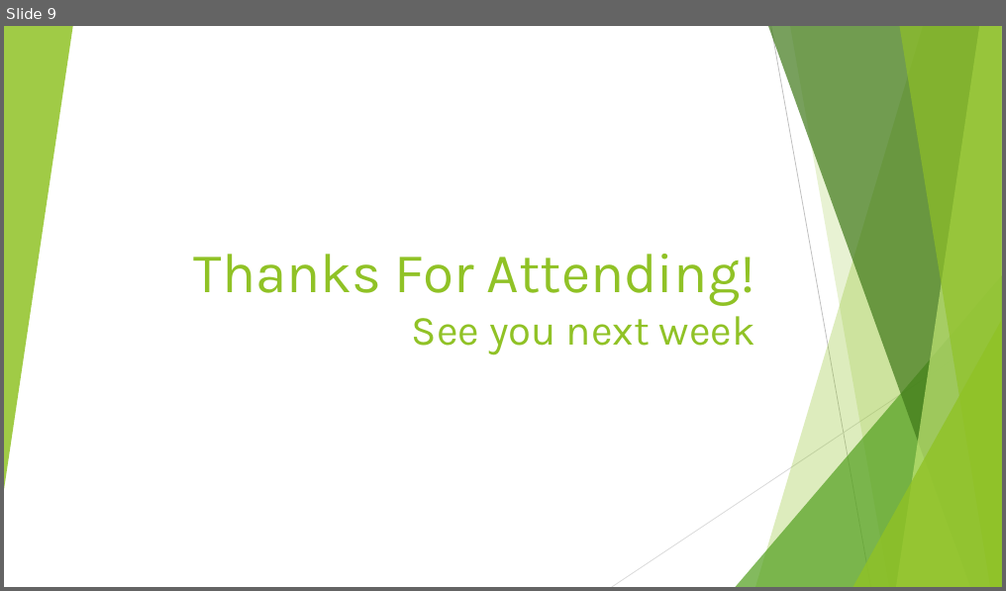
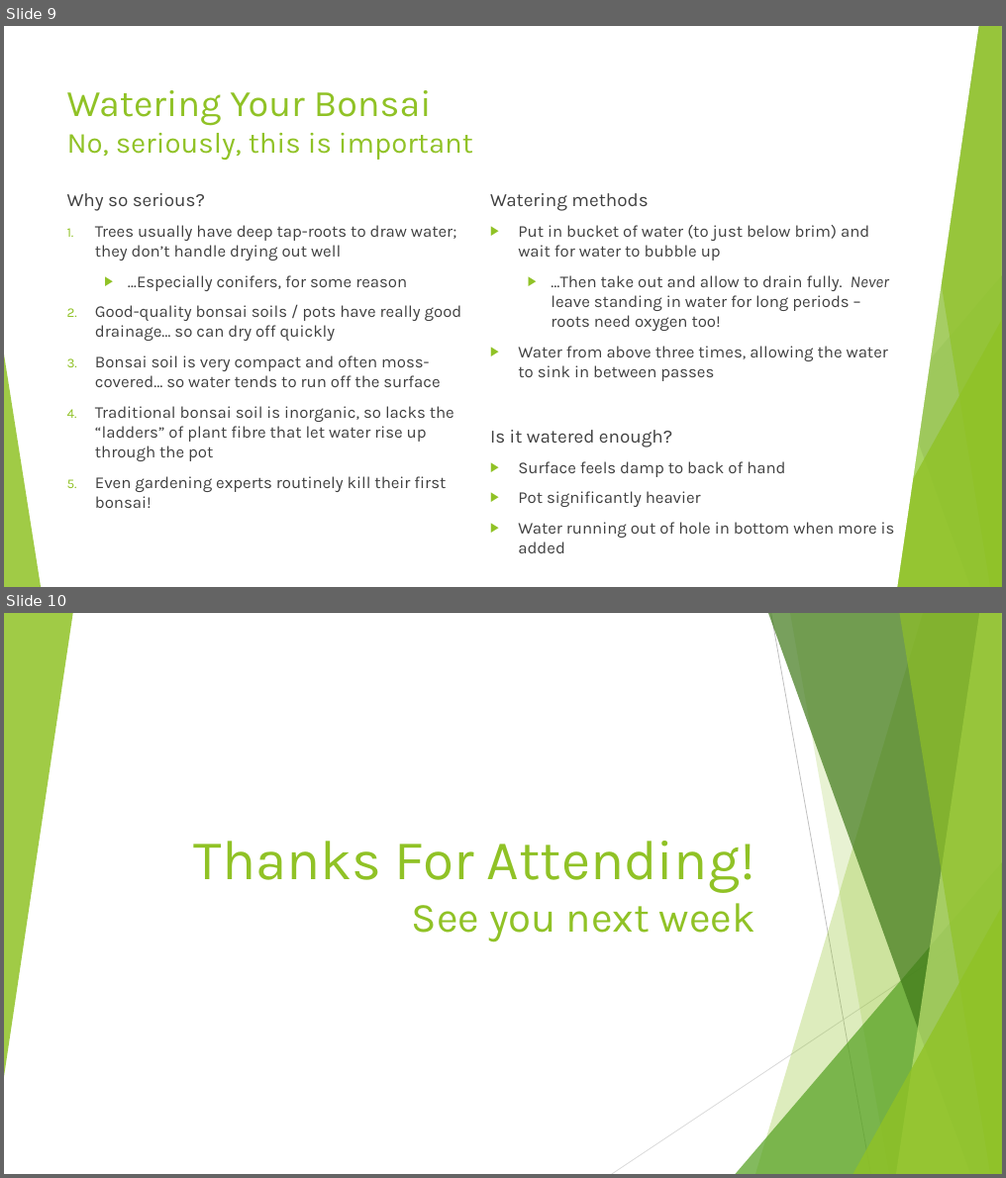
Before and after one commit to AlexLabram/Bonsai, a slide deck: Courseware/Bonsai Evening A (2024-07-04).pptx. Shown one above the other, each under a label of ours: slide 9 before the commit, slides 9 and 10 after it. The pictures are 1006x591 and 1006x1178 pixels, drawn with LibreOffice and Linux fonts; fonts in the diff are those of the drawing. Boxes give left, top, right and bottom in pixels: in the first picture for what was removed or moved away, otherwise in the second. Text is boxed around its words. In the diff, an @@ line names an element or a change of style, - is before the commit and + after.

Commit message:
Added "watering bonsai" slide to running deck Cross-updated event deck

```diff
--- a/Courseware/Bonsai Evening A (2024-07-04).pptx
+++ b/Courseware/Bonsai Evening A (2024-07-04).pptx
@@ slide 9 added at (x1=4, y1=26, x2=1002, y2=587), background #FFFFFF; not listed: 9 template elements that a slide beside it also shows @@
@@ parallelogram added at (x1=563, y1=26, x2=978, y2=587), fill #FFFFFF, outline #FFFFFF 1.5 pt @@
@@ title added at (x1=67, y1=90, x2=473, y2=160), 28 pt, text #90C226 @@
+Watering Your Bonsai
+No, seriously, this is important
@@ text added at (x1=67, y1=193, x2=462, y2=508), 16 pt, text #404040 @@
+Why so serious?
+1. Trees usually have deep tap-roots to draw water; they don’t handle drying out well
+  ▶ …Especially conifers, for some reason
+2. Good-quality bonsai soils / pots have really good drainage… so can dry off quickly
+3. Bonsai soil is very compact and often moss-covered… so water tends to run off the surface
+4. Traditional bonsai soil is inorganic, so lacks the “ladders” of plant fibre that let water rise up through the pot
+5. Even gardening experts routinely kill their first bonsai!
@@ text added at (x1=490, y1=193, x2=895, y2=554), 16 pt, text #404040 @@
+Watering methods
+▶ Put in bucket of water (to just below brim) and wait for water to bubble up
+  ▶ …Then take out and allow to drain fully. Never leave standing in water for long periods – roots need oxygen too!
+▶ Water from above three times, allowing the water to sink in between passes
+Is it watered enough?
+▶ Surface feels damp to back of hand
+▶ Pot significantly heavier
+▶ Water running out of hole in bottom when more is added
@@ triangle added at (x1=4, y1=355, x2=41, y2=587), fill #90C226 at 85% opacity @@
@@ what was slide 9 is now slide 10 @@
```
Also in this commit, not shown: 2 slides changed, 1 other file.
